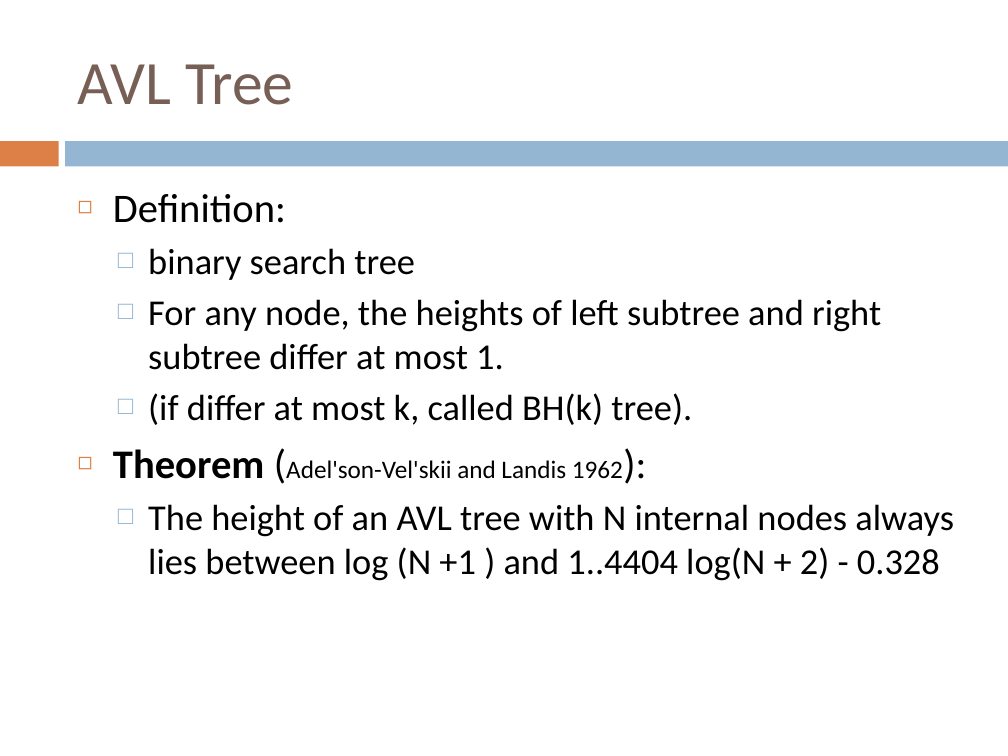
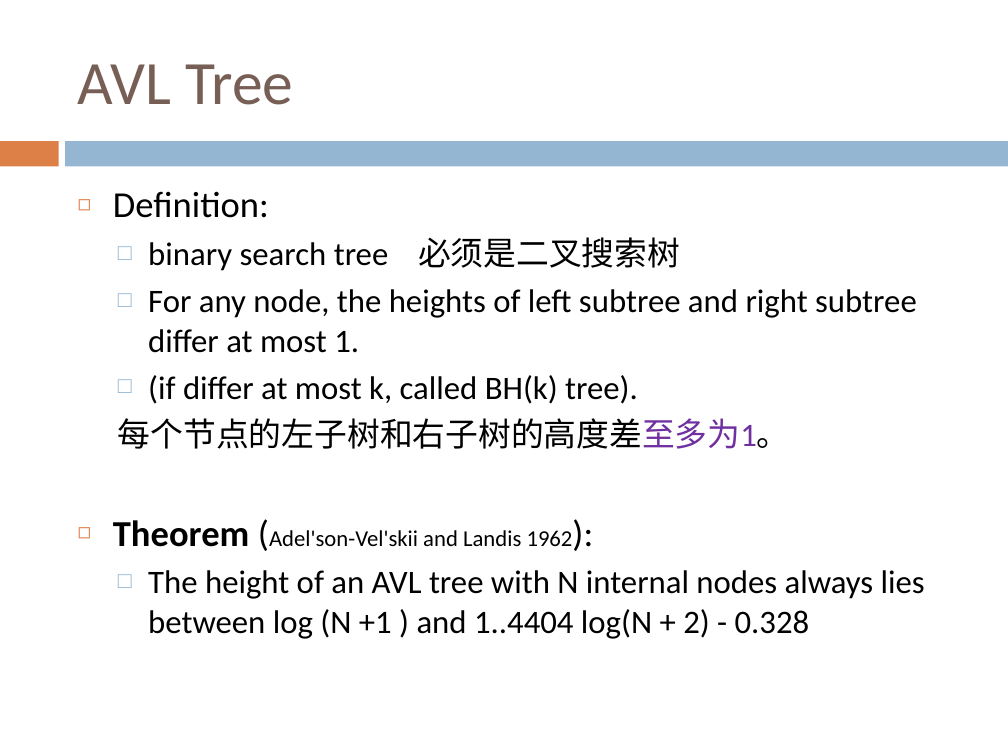
Before and after one commit to sundyCoder/CSK, a slide deck: slide 63 of 3@CSDS/PPT/4@tree.pptx (slide 47 before the commit). Drawn at 1008x756 pixels with LibreOffice and Linux fonts; fonts in the diff are those of the drawing. Boxes give left, top, right and bottom in pixels: in the first picture for what was removed or moved away, otherwise in the second. Text is boxed around its words. In the diff, an @@ line names an element or a change of style, - is before the commit and + after.

```diff
--- a/3@CSDS/PPT/4@tree.pptx
+++ b/3@CSDS/PPT/4@tree.pptx
@@ text at <box>113,191,925,639</box>: size 29 to 26.1 pt in "Definition:", "Theorem (Adel'son-Vel'skii 1962):"; size 26 to 23.4 pt in "For any node, the heights of left ...", "(if differ at most k, called BH(k) ...", "The height of an AVL tree with ..."; size 18 to 16.2 pt in "(Adel'son-Vel'skii and Landis 1962):" @@
@@ text at <box>148,237,680,271</box>: text changed; size 26 to 23.4 pt @@
-  □ binary search tree
+  □ binary search tree 必须是二叉搜索树
@@ text at <box>118,418,790,449</box>: paragraph added @@
+  每个节点的左子树和右子树的高度差至多为1。
```
Also in this commit, not shown: 6 other slides changed, 27 slides added, 9 other files.
